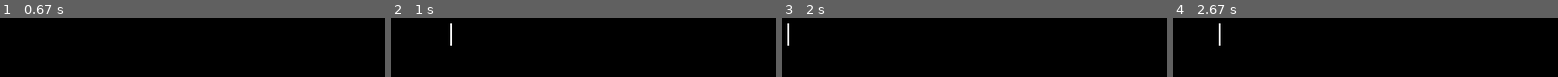
Above: before the commit, frames 1-4 (left to right).
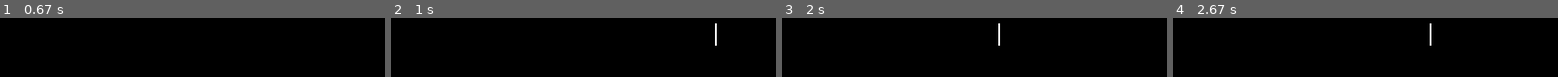
Above: after the commit, the same moments.

Repository: YashJogani/pygame-textinput
Game: pygame game, started from pygametxtboxinput.py
The game is run twice, just before and just after one commit, with the same random seed, the same clock (stepped at 60 frames per second) and the same inputs.
Inputs:
- Up to frame 1 (0.67 s): hold Right Ctrl from 0.33 s (still down); hold Right from 0.33 s (still down)
- Up to frame 2 (1 s): release Right Ctrl at 0.8 s; release Right at 0.8 s; hold Tab from 0.88 s (still down); hold Right from 0.88 s (still down)
- Up to frame 3 (2 s): release Tab at 1.35 s; release Right at 1.35 s; hold Home 1.43-1.9 s; hold Right 1.43-1.9 s; hold Right from 1.98 s (still down)
- Up to frame 4 (2.67 s): release Right at 2.45 s; hold Up from 2.53 s (still down)

Frame 1 is identical in both runs. In frame 2, 0.4% of the frame differs, in the area x 15-85%, y 9-47%; in frame 3, 0.4%; in frame 4, 0.4%.

Commit message:
Update pygametxtboxinput.py

Diff:
--- a/pygametxtboxinput.py
+++ b/pygametxtboxinput.py
@@ -112,18 +112,19 @@
                         )
 
                     elif event.key == pl.K_RETURN:
-                        if self.max_width == -1:
+                        if self.max_width == -1 or self.password:
                             return True
                         self.input_string = self.input_string[:self.cursor_position] + '\n' + self.input_string[self.cursor_position:]
                         self.cursor_position += 1
 
                     elif event.key == pl.K_TAB:
-                        self.input_string = (
-                            self.input_string[:self.cursor_position]
-                            + "    "
-                            + self.input_string[self.cursor_position:]
-                        )
-                        self.cursor_position += 4
+                        if self.max_string_length == -1 or len(self.input_string) + 4 < self.max_string_length:
+                            self.input_string = (
+                                self.input_string[:self.cursor_position]
+                                + "    "
+                                + self.input_string[self.cursor_position:]
+                            )
+                            self.cursor_position += 4
 
                     elif event.key == pl.K_RIGHT:
                         # Add one to cursor_pos, but do not exceed len(input_string)
@@ -134,6 +135,7 @@
                         self.cursor_position = max(self.cursor_position - 1, 0)
 
                     elif event.key == pl.K_HOME:
+                        # Go to start of line
                         if len(self.input_string) and self.max_width > 0:
                             self.cursor_position -= len(self.wrapped_lines[self.cursor_y_pos][:self.cursor_x_pos])
                             self.cursor_x_pos = 0
@@ -142,6 +144,7 @@
                         break
 
                     elif event.key == pl.K_END:
+                        # Go to end of line
                         if len(self.input_string) and self.max_width > 0:
                             self.cursor_position += len(self.wrapped_lines[self.cursor_y_pos][self.cursor_x_pos:])
                             self.cursor_x_pos = len(self.wrapped_lines[self.cursor_y_pos])
@@ -307,7 +310,7 @@
 
 
     def wrap_word(self, word):
-        wrapped_lines = []
+        wrapped_word = []
 
         while len(word):
             ## Store as many characters as possible to fit in allowed width
@@ -324,9 +327,9 @@
 
             ## Join all characters that fit in width into one line
             final_line = ''.join(line_of_char)
-            wrapped_lines.append(final_line)
-
-        return wrapped_lines
+            wrapped_word.append(final_line)
+
+        return wrapped_word
 
 
     def render_surface(self):
@@ -424,7 +427,7 @@
                 exit()
 
             if event.type == pygame.KEYDOWN:
-                if event.key == pygame.K_RSHIFT:
+                if event.key == pygame.K_RCTRL:
                     if textinput.align_text == "left":
                         textinput.align_text = "center"
                     else:
